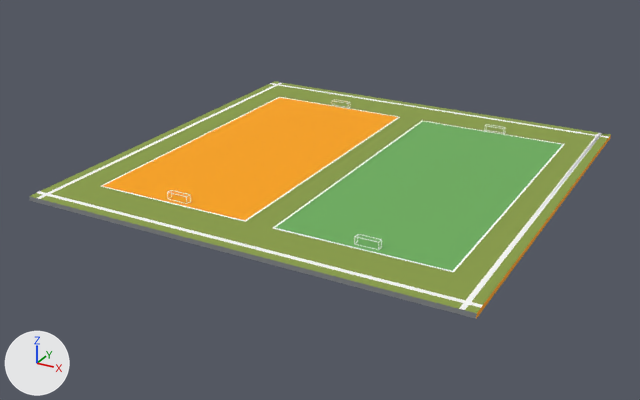
The COLLADA model 5_soccer.dae as it was, and as the next commit left it.
The view is the same before and after, from a 50 mm lens placed at (1.119, -2.19, 0.97), pointed at (-0.044, -0.076, -0.087). Lighting does not change. The marker at lower left points along +X, +Y and +Z. Where no turn or scale is listed for an object, it has been applied to the vertices. Vertices at the same position are counted once.

Names of what the first picture shows: 'group_1'.
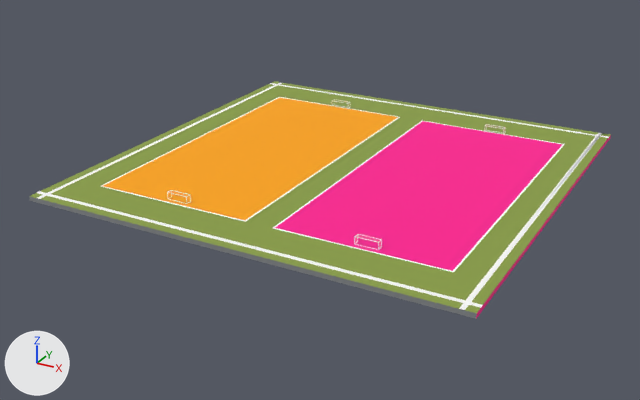
The newer file is also rescaled (x0.92), turned or shifted as a whole; pictures and numbers use the older file's frame.

Location of each change, [x1, y1, x2, y2] in pixels of the pictures (640 x 400 px):
part 1 of me_group_1, recoloured (green to pink): [275, 121, 563, 271] in both
part 2 of me_group_1, recoloured: [476, 135, 611, 319] in both

The change, as a diff of the scene's bpy script:
```diff
--- a/5_soccer.dae.py
+++ b/5_soccer.dae.py
@@ mat_0003_deeppink @@
+mat_0003_deeppink = principled_material('_0003_DeepPink')
+mat_0003_deeppink.base_color = (1.0, 0.007, 0.292)  # pink #ff1493
+mat_0003_deeppink.roughness = 0.9
@@ me_group_1 @@
 me_group_1.from_pydata(...)  # 58 vertices, 110 faces; spans x 0.013..1.283, y 0.0..1.27, z 0.0..0.013
 # used by ob_group_1; location = (-0.648, -0.635, 0.001)
+# me_group_1 part 1: all 2 faces that had it switch from mat_darkgreen_1 (green #6eb05e) to mat_0003_deeppink (pink #ff1493)
+# me_group_1 part 2: all 12 faces centred in x 0.013..1.283, y 0.009..1.261, z 0.004..0.009 switch from mat_0038_orange (orange #ffa500) to mat_0003_deeppink (pink #ff1493)
 me_group_1.materials.append(mat_color_m00)
```
